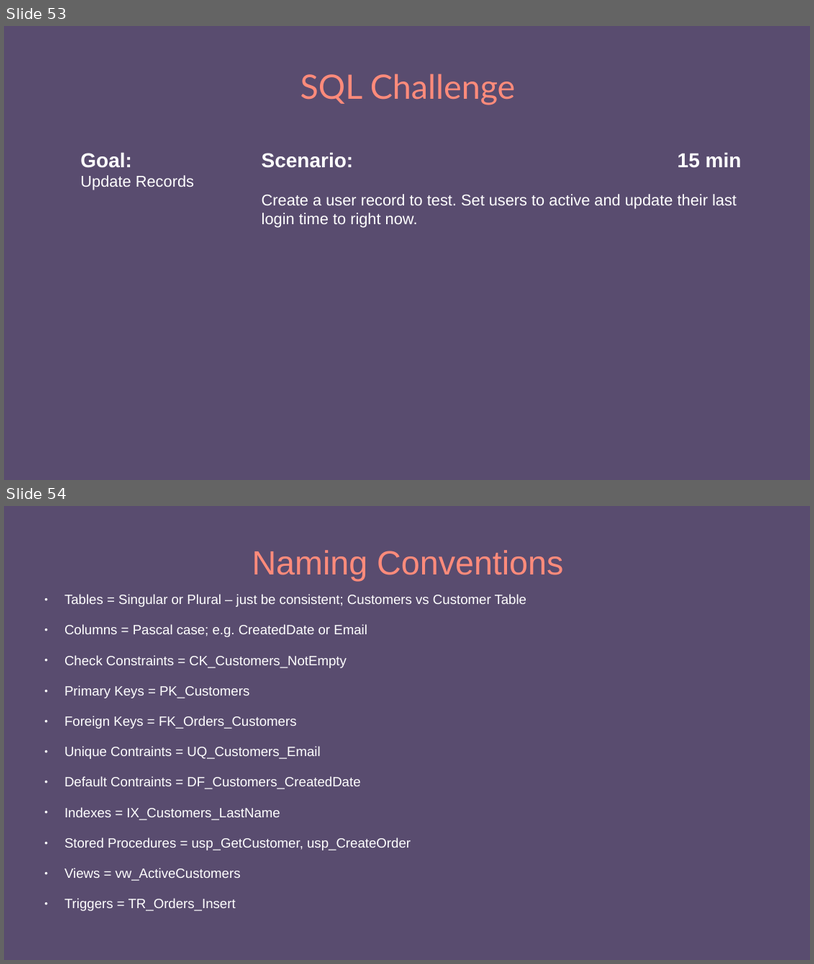
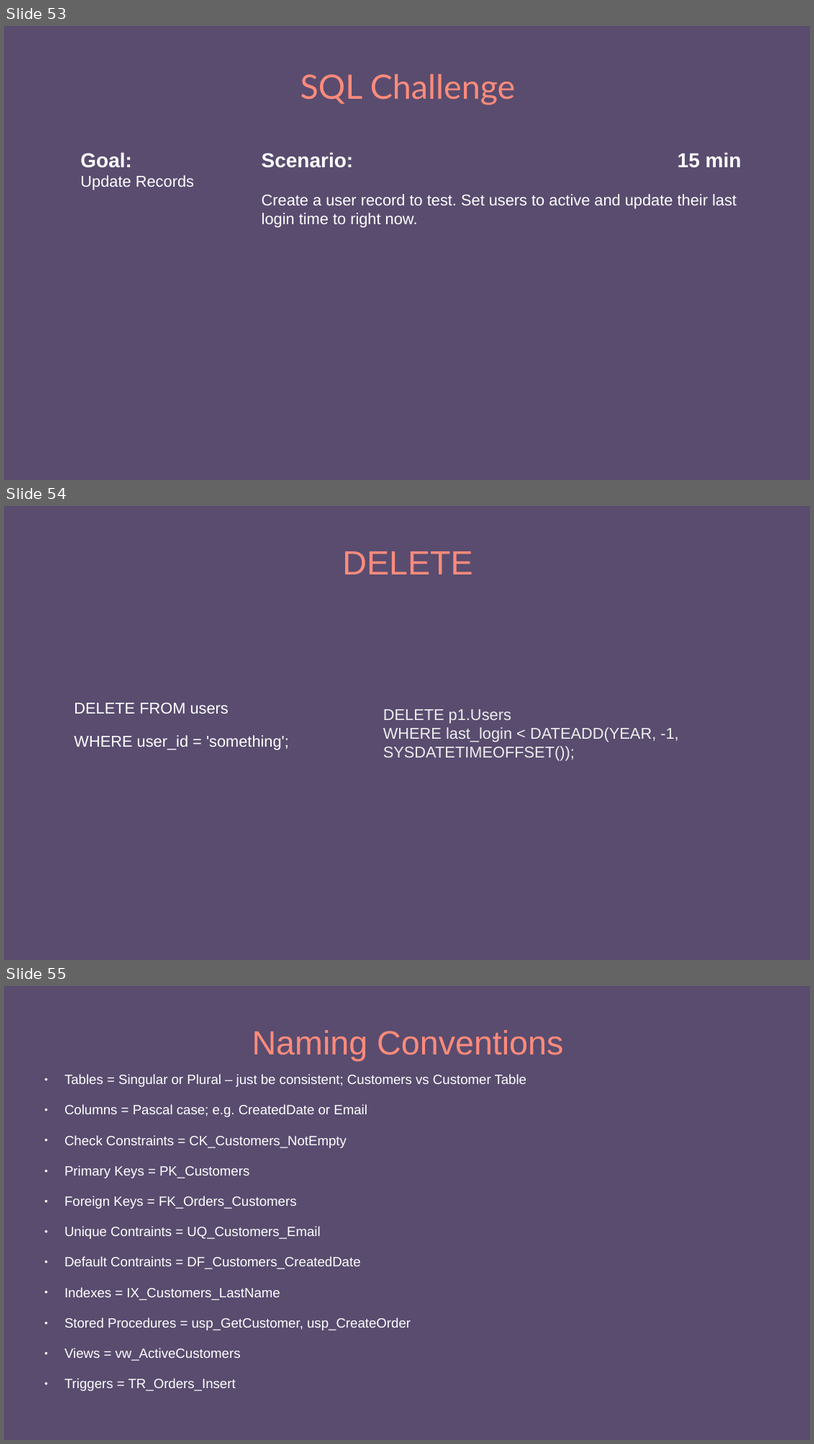
Before and after one commit to e-m-wilson/dotnet, a slide deck: Resources-Notes-Ppts/SQL/SQL_MSSQL.pptx. Shown one above the other, each under a label of ours: slides 53 and 54 before the commit, slides 53, 54 and 55 after it. The pictures are 814x964 and 814x1444 pixels, drawn with LibreOffice and Linux fonts; fonts in the diff are those of the drawing. Boxes give left, top, right and bottom in pixels: in the first picture for what was removed or moved away, otherwise in the second. Text is boxed around its words. In the diff, an @@ line names an element or a change of style, - is before the commit and + after.

```diff
--- a/Resources-Notes-Ppts/SQL/SQL_MSSQL.pptx
+++ b/Resources-Notes-Ppts/SQL/SQL_MSSQL.pptx
@@ slide 54 added at (4,506,810,960), background #594C6F @@
@@ title added at (342,551,473,574), 30 pt, text #FF8B7B @@
+DELETE
@@ text added at (74,703,289,749), 14 pt, text #FFFFFF @@
+DELETE FROM users
+WHERE user_id = 'something';
@@ text added at (383,709,679,761), 14 pt, text #EEEEEE @@
+DELETE p1.Users
+WHERE last_login < DATEADD(YEAR, -1, SYSDATETIMEOFFSET());
@@ what was slide 54 is now slide 55 @@
```
Also in this commit, not shown: 8 slides changed, 10 other slides added, 4 slides removed, 1 other file.
